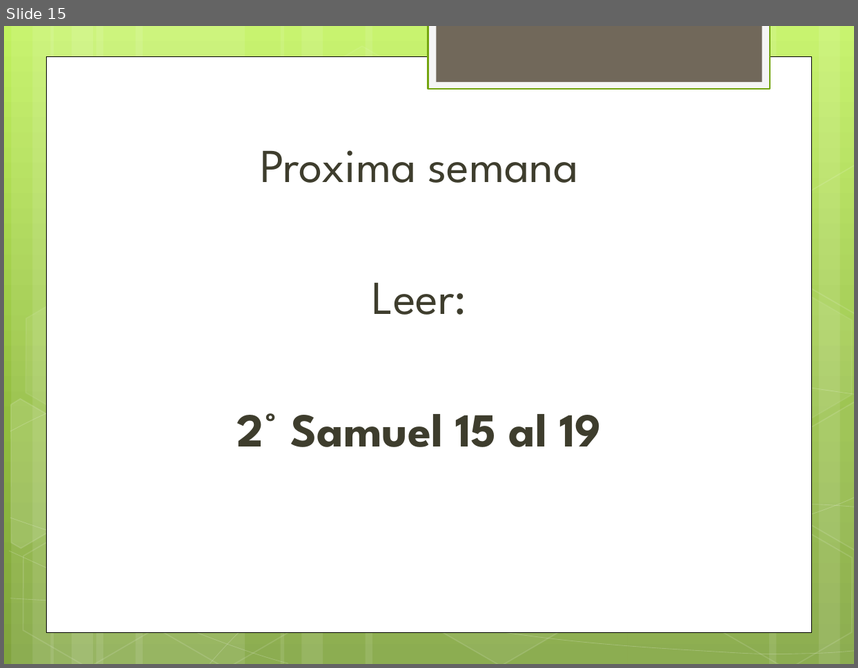
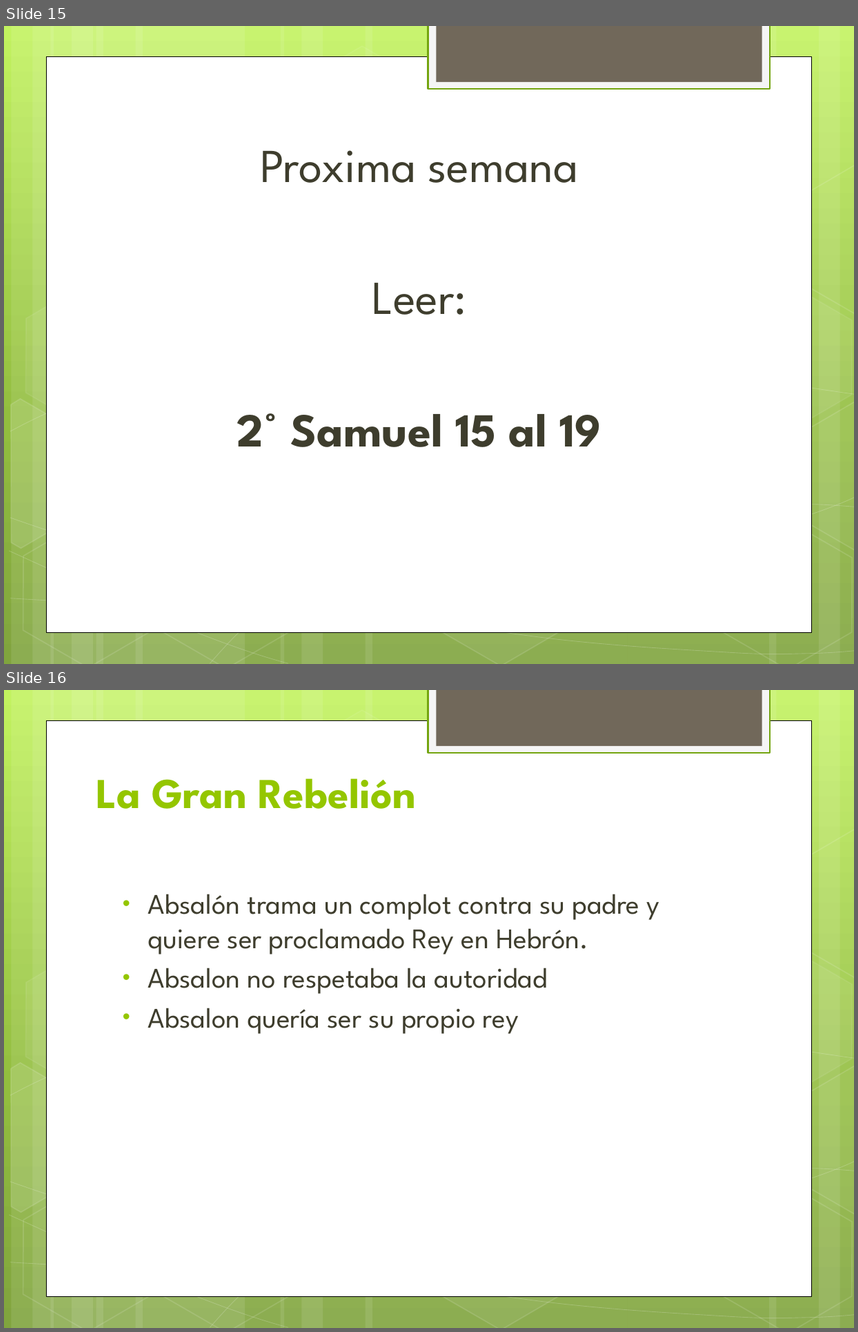
Before and after one commit to afols/iglesia, a slide deck: trunk/ iglesia --username adrianfols/Escuela Dominical/12 personajes/PPTs/El Rebelde Absalón.pptx. Shown one above the other, each under a label of ours: slide 15 before the commit, slides 15 and 16 after it. The pictures are 858x668 and 858x1332 pixels, drawn with LibreOffice and Linux fonts; fonts in the diff are those of the drawing. Boxes give left, top, right and bottom in pixels: in the first picture for what was removed or moved away, otherwise in the second. Text is boxed around its words. In the diff, an @@ line names an element or a change of style, - is before the commit and + after.

```diff
--- a/trunk/ iglesia --username adrianfols/Escuela Dominical/12 personajes/PPTs/El Rebelde Absalón.pptx
+++ b/trunk/ iglesia --username adrianfols/Escuela Dominical/12 personajes/PPTs/El Rebelde Absalón.pptx
@@ slide 16 added at [4,690,854,1328], background gradient #C3F35F to #93BF3F to #81A53E; not listed: 31 template elements that a slide beside it also shows @@
@@ title added at [96,778,416,809], 36 pt, text #94C600, bold @@
+La Gran Rebelión
@@ text added at [148,894,660,1034], 24 pt, text #3E3D2D @@
+• Absalón trama un complot contra su padre y quiere ser proclamado Rey en Hebrón.
+• Absalon no respetaba la autoridad
+• Absalon quería ser su propio rey
```
Also in this commit, not shown: 4 other slides added, 13 other files.
